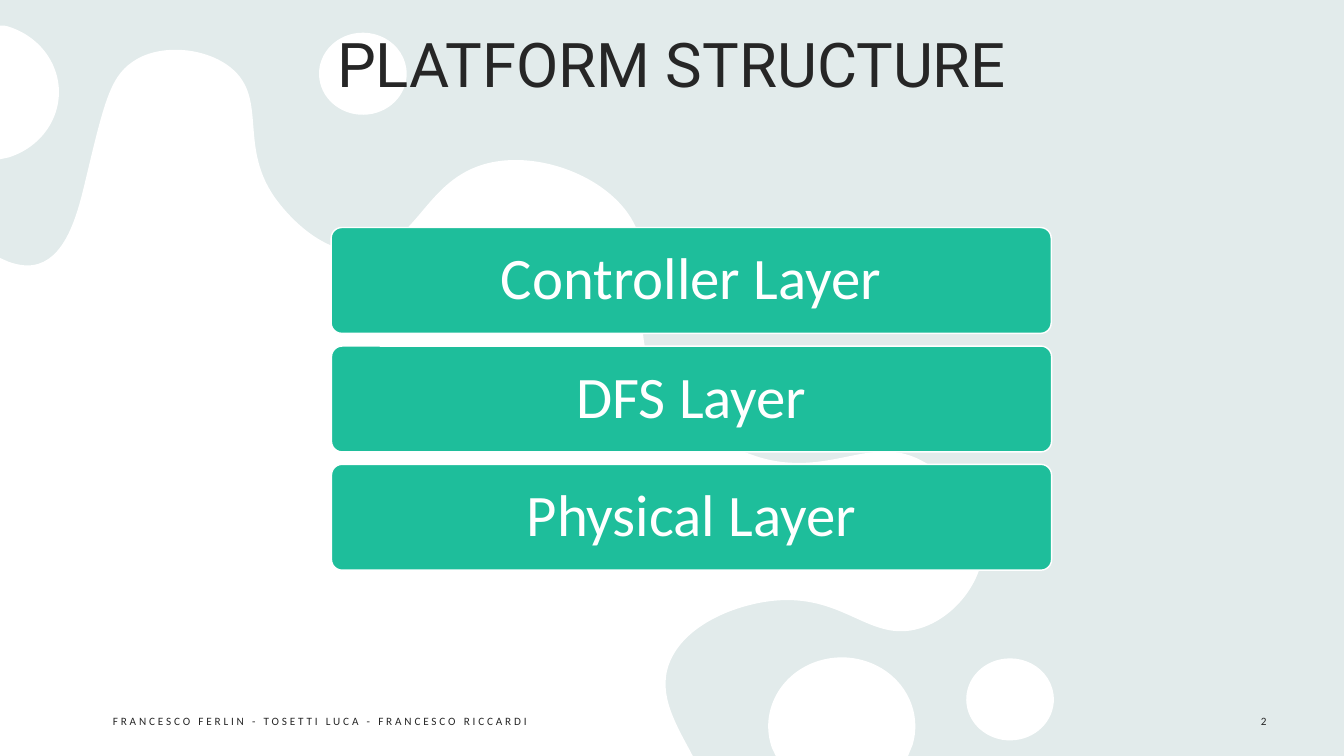
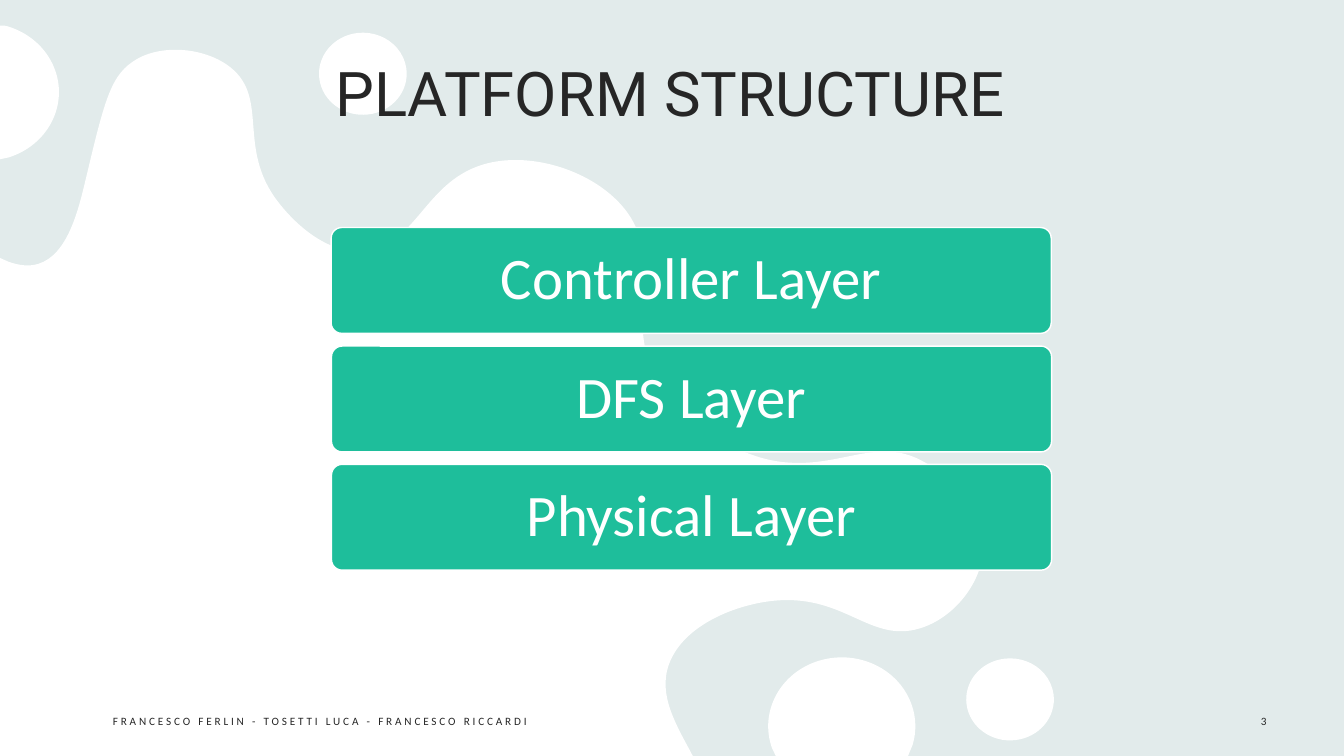
Before and after one commit to Furrrlo/dataflow-platform, a slide deck: slide 3 of DATAFLOW-PLATFORM.pptx (slide 2 before the commit). Drawn at 1344x756 pixels with LibreOffice and Linux fonts; fonts in the diff are those of the drawing. Boxes give left, top, right and bottom in pixels: in the first picture for what was removed or moved away, otherwise in the second. Text is boxed around its words. In the diff, an @@ line names an element or a change of style, - is before the commit and + after.

Commit message:
Updated pptx presentation

```diff
--- a/DATAFLOW-PLATFORM.pptx
+++ b/DATAFLOW-PLATFORM.pptx
@@ text "PLATFORM STRUCTURE": place and size @@
-text "PLATFORM STRUCTURE" at bbox=[337, 42, 1006, 88]
+text "PLATFORM STRUCTURE" at bbox=[335, 71, 1004, 117]
@@ text "PLATFORM STRUCTURE" at bbox=[335, 71, 1004, 117]: vertical alignment top to bottom @@
```
Also in this commit, not shown: 13 other slides changed, 2 slides added.
